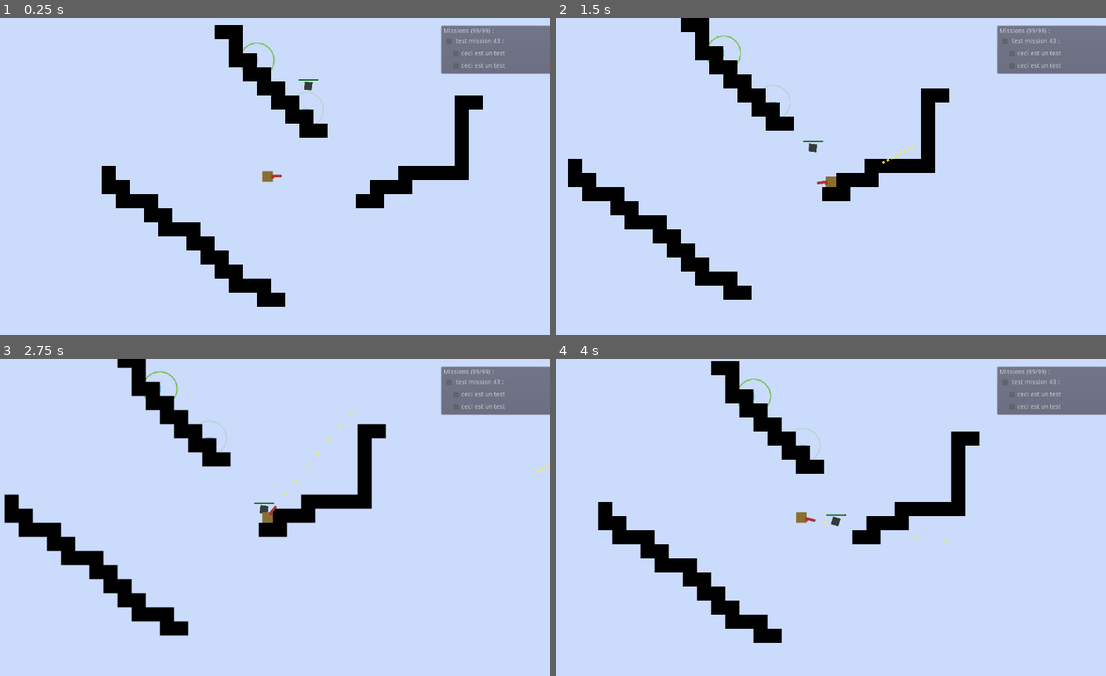
Above: before the commit, frames 1-4 (two rows, left to right).
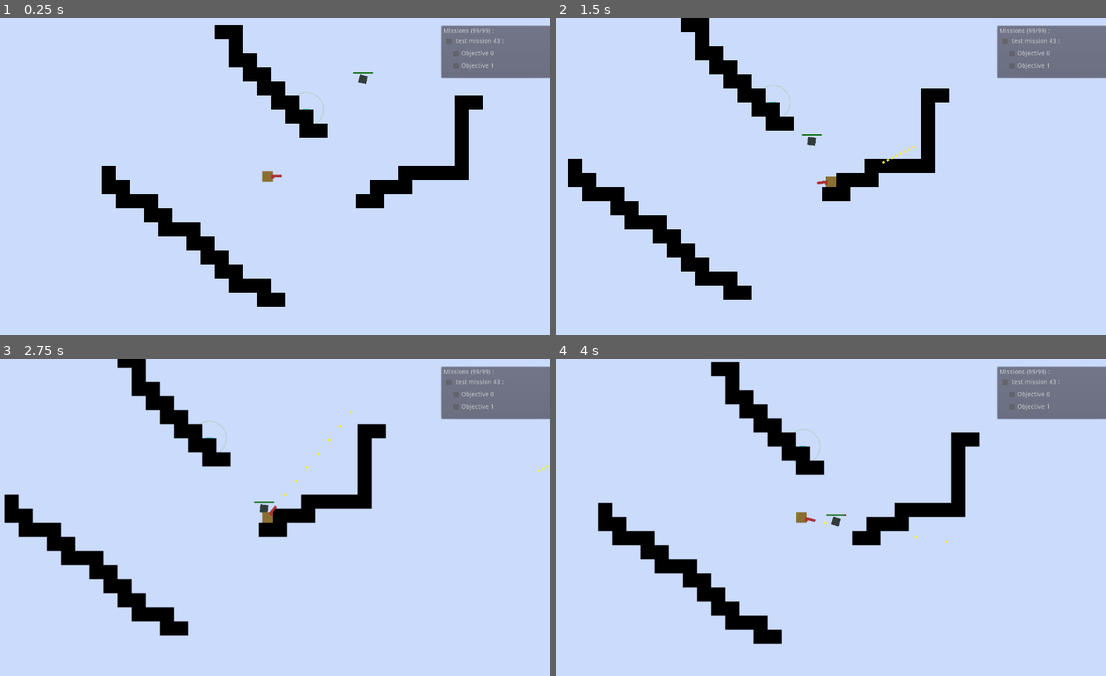
Above: after the commit, the same moments.

Repository: DreamTeckk/ZenoJam2021
Game: Godot game, scene res://src/Scenes/MainScene.tscn
Two runs of this game, one before a commit and one after it. Both use one fixed random seed, a clock stepped at 60 frames per second and the inputs below.
Inputs (mouse positions are in pixels of both pictures, inside the frame that each line leads up to):
- Up to frame 1 (0.25 s): no input
- Up to frame 2 (1.5 s): move the mouse to (946, 160) at 0.52 s; press the mouse at (946, 160) at 0.53 s; hold D (move_right) 0.53-1.28 s; move the mouse to (710, 192) at 1.27 s; release the mouse at (710, 192) at 1.28 s; hold S (move_down) from 1.28 s (still down); tap Space (interacte) at 1.35 s
- Up to frame 3 (2.75 s): move the mouse to (324, 447) at 2.02 s; release S (move_down) at 2.03 s; press the mouse at (324, 447) at 2.03 s; hold D (move_right) from 2.03 s (still down)
- Up to frame 4 (4 s): move the mouse to (798, 580) at 2.77 s; release D (move_right) at 2.78 s; release the mouse at (798, 580) at 2.78 s; hold Z (move_up) 2.78-3.53 s; tap Space (interacte) at 2.85 s; move the mouse to (990, 565) at 3.52 s; press the mouse at (990, 565) at 3.53 s; hold Q (move_left) from 3.53 s (still down)

The runs differ from the first frame. In frame 1, 0.6% of the frame differs, in the area x 43-100%, y 7-23%; in frame 2, 0.6%; in frame 3, 0.5%; in frame 4, 1.2%, in the area x 7-100%, y 0-90%.

Commit message:
Added objective check

Diff:
--- a/Game/src/HUD/SingleMission.tscn
+++ b/Game/src/HUD/SingleMission.tscn
@@ -1,13 +1,13 @@
-[gd_scene load_steps=3 format=2]
+[gd_scene load_steps=2 format=2]
 
 [ext_resource path="res://src/Missions/Mission.gd" type="Script" id=1]
-[ext_resource path="res://src/HUD/SingleMissionObjective.tscn" type="PackedScene" id=2]
 
 [node name="SingleMission" type="Control"]
 script = ExtResource( 1 )
 __meta__ = {
 "_edit_use_anchors_": false
 }
+objective_ui_scene_path = "res://src/HUD/SingleMissionObjective.tscn"
 
 [node name="VBoxContainer" type="VBoxContainer" parent="."]
 margin_right = 136.0
@@ -40,17 +40,3 @@
 __meta__ = {
 "_edit_use_anchors_": false
 }
-
-[node name="SignleMissionObjective" parent="VBoxContainer" instance=ExtResource( 2 )]
-anchor_right = 0.0
-anchor_bottom = 0.0
-margin_top = 28.0
-margin_right = 136.0
-margin_bottom = 52.0
-
-[node name="SignleMissionObjective2" parent="VBoxContainer" instance=ExtResource( 2 )]
-anchor_right = 0.0
-anchor_bottom = 0.0
-margin_top = 56.0
-margin_right = 136.0
-margin_bottom = 80.0
--- a/Game/src/Missions/Mission.gd
+++ b/Game/src/Missions/Mission.gd
@@ -6,9 +6,26 @@
 var objectives_id_completed := []
 var completed := false
 var mission_name : String
+var base_height
+export(String) var objective_ui_scene_path
 
 func setup(mission_name: String, objectives_id: Array, objective_manager) -> void:
 	self.mission_name = mission_name
 	self.objectives_id_to_complete = objectives_id
 	$VBoxContainer/MainMission/MissionTitle.text = mission_name
 	self.rect_min_size.y = $VBoxContainer.rect_size.y
+	base_height = self.rect_min_size.y
+
+	for i in objectives_id_to_complete:
+		var objective_ui_scene = load(objective_ui_scene_path).instance()
+		$VBoxContainer.add_child(objective_ui_scene)
+		objective_ui_scene.get_node("Label").text = "Objective " + str(i)
+		self.rect_min_size.y += objective_ui_scene.rect_size.y
+
+func completed_objective(id: int) -> void:
+	var index = objectives_id_to_complete.find(id)
+	objectives_id_completed.append(id)
+	var cb : CheckBox = $VBoxContainer.get_child(index + 1).get_node("CheckBox")
+	cb.pressed = true
+	if objectives_id_completed.size() >= objectives_id_to_complete.size():
+		$VBoxContainer/MainMission/CheckBox.pressed = true
--- a/Game/src/Missions/MissionsManager.gd
+++ b/Game/src/Missions/MissionsManager.gd
@@ -11,12 +11,14 @@
 	self.objectives_manager = objectives_manager
 
 func check_mission_completion_with_objective_id(id: int) -> void:
-	pass
+	for mission in missions:
+		if mission.objectives_id_to_complete.has(id):
+			mission.completed_objective(id)
 
 func register_mission() -> void:
 	var new_mission : Mission = mission_ui_scene.instance()
 	$MissionsContainer/VBoxContainer/MissionsList.add_child(new_mission)
-	new_mission.setup("test mission " + str(randi() % 99) + " : ", take_random_objectives(6), objectives_manager)
+	new_mission.setup("test mission " + str(randi() % 99) + " : ", take_random_objectives(3), objectives_manager)
 	missions.append(new_mission)
 
 func complete_mission(mission_index: int) -> void:
--- a/Game/src/Objectives/Objective.gd
+++ b/Game/src/Objectives/Objective.gd
@@ -32,7 +32,6 @@
 
 func _on_ActivationArea_body_entered(body: Node) -> void:
 	if body.name == "Player":
-		print_debug("entered")
 		activable = true
 		$DetectionRing.modulate.a = 1
 		body._interactable = self
--- a/Game/src/Scenes/MainScene.gd
+++ b/Game/src/Scenes/MainScene.gd
@@ -17,4 +17,4 @@
 	mission_manager.register_mission()
 
 func _on_Player_interact(objective_id: int) -> void:
-	print_debug(objective_id)
+	mission_manager.check_mission_completion_with_objective_id(objective_id)
--- a/Game/src/Scenes/MainScene.tscn
+++ b/Game/src/Scenes/MainScene.tscn
@@ -72,7 +72,7 @@
 
 [node name="Objectives" type="Node2D" parent="Map"]
 script = ExtResource( 7 )
-max_objectives = 10
+max_objectives = 2
 max_objectives_per_type = 2
 objective_scene_path = "res://src/Objectives/Objective.tscn"
 
@@ -80,66 +80,6 @@
 position = Vector2( 16, 96 )
 script = ExtResource( 8 )
 on_wall = true
-
-[node name="ObjectiveSpawnPoint2" type="Node2D" parent="Map/Objectives"]
-position = Vector2( -96, -16 )
-script = ExtResource( 8 )
-on_wall = true
-orientation = 1
-
-[node name="ObjectiveSpawnPoint4" type="Node2D" parent="Map/Objectives"]
-position = Vector2( -96, -16 )
-script = ExtResource( 8 )
-on_wall = true
-orientation = 1
-
-[node name="ObjectiveSpawnPoint5" type="Node2D" parent="Map/Objectives"]
-position = Vector2( -96, -16 )
-script = ExtResource( 8 )
-on_wall = true
-orientation = 1
-
-[node name="ObjectiveSpawnPoint6" type="Node2D" parent="Map/Objectives"]
-position = Vector2( -96, -16 )
-script = ExtResource( 8 )
-on_wall = true
-orientation = 1
-
-[node name="ObjectiveSpawnPoint7" type="Node2D" parent="Map/Objectives"]
-position = Vector2( -96, -16 )
-script = ExtResource( 8 )
-on_wall = true
-orientation = 1
-
-[node name="ObjectiveSpawnPoint8" type="Node2D" parent="Map/Objectives"]
-position = Vector2( -96, -16 )
-script = ExtResource( 8 )
-on_wall = true
-orientation = 1
-
-[node name="ObjectiveSpawnPoint9" type="Node2D" parent="Map/Objectives"]
-position = Vector2( -96, -16 )
-script = ExtResource( 8 )
-on_wall = true
-orientation = 1
-
-[node name="ObjectiveSpawnPoint10" type="Node2D" parent="Map/Objectives"]
-position = Vector2( -96, -16 )
-script = ExtResource( 8 )
-on_wall = true
-orientation = 1
-
-[node name="ObjectiveSpawnPoint11" type="Node2D" parent="Map/Objectives"]
-position = Vector2( -96, -16 )
-script = ExtResource( 8 )
-on_wall = true
-orientation = 1
-
-[node name="ObjectiveSpawnPoint12" type="Node2D" parent="Map/Objectives"]
-position = Vector2( -96, -16 )
-script = ExtResource( 8 )
-on_wall = true
-orientation = 1
 
 [node name="ObjectiveSpawnPoint13" type="Node2D" parent="Map/Objectives"]
 position = Vector2( -96, -16 )
@@ -176,6 +116,7 @@
 position = Vector2( 8, 8 )
 
 [node name="Ennemy" parent="Map/YSort/Ennemies" instance=ExtResource( 5 )]
+position = Vector2( 160, -8 )
 
 [node name="HUD" parent="." instance=ExtResource( 2 )]
 [connection signal="interact" from="Map/YSort/Player" to="." method="_on_Player_interact"]
